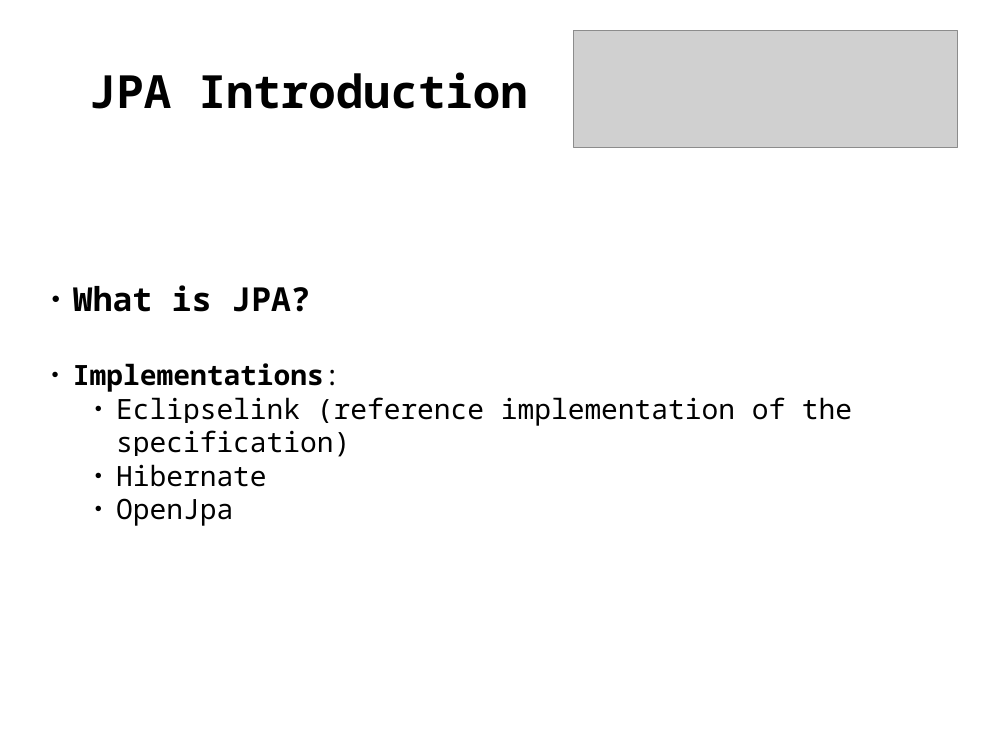
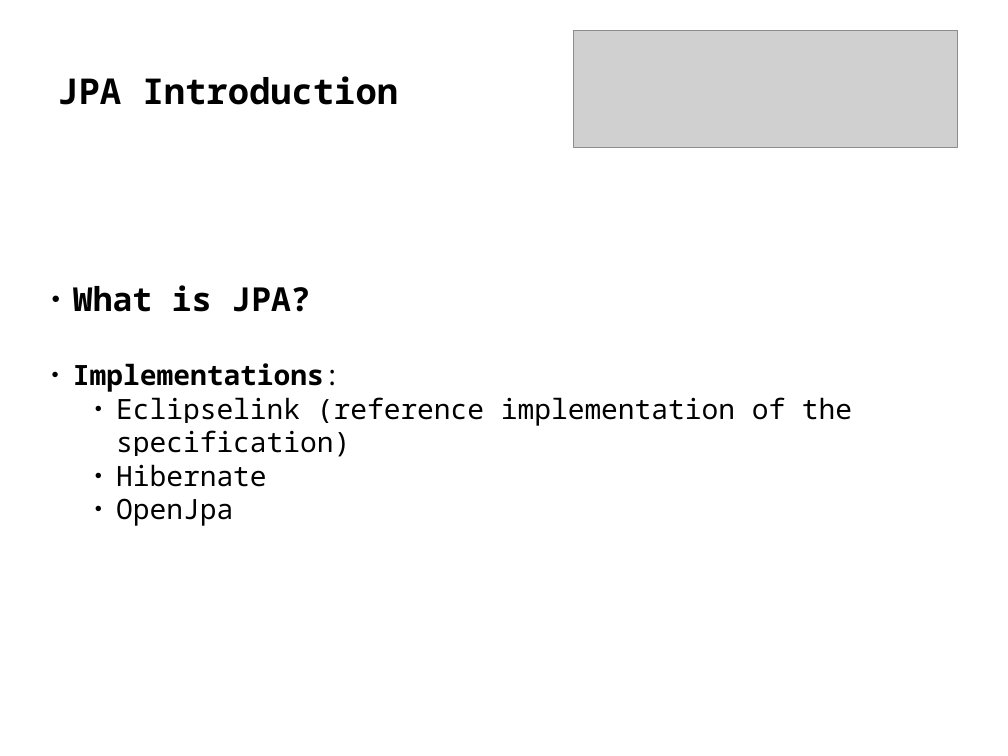
Before and after one commit to delia-popescu/hibernate-jpa-demo, a slide deck: slide 1 of src/main/resources/jpa.odp (slide 2 before the commit). Drawn at 1008x756 pixels with LibreOffice and Linux fonts; fonts in the diff are those of the drawing; grey boxes stand for pictures. Boxes give left, top, right and bottom in pixels: in the first picture for what was removed or moved away, otherwise in the second. Text is boxed around its words. In the diff, an @@ line names an element or a change of style, - is before the commit and + after.

```diff
--- a/src/main/resources/jpa.odp
+++ b/src/main/resources/jpa.odp
@@ title "JPA Introduction" at bbox=[57, 76, 399, 105]: size 36 to 28 pt; alignment centre to left @@
```
Also in this commit, not shown: 4 other slides changed, 1 slide added, 2 slides removed, 28 other files.
